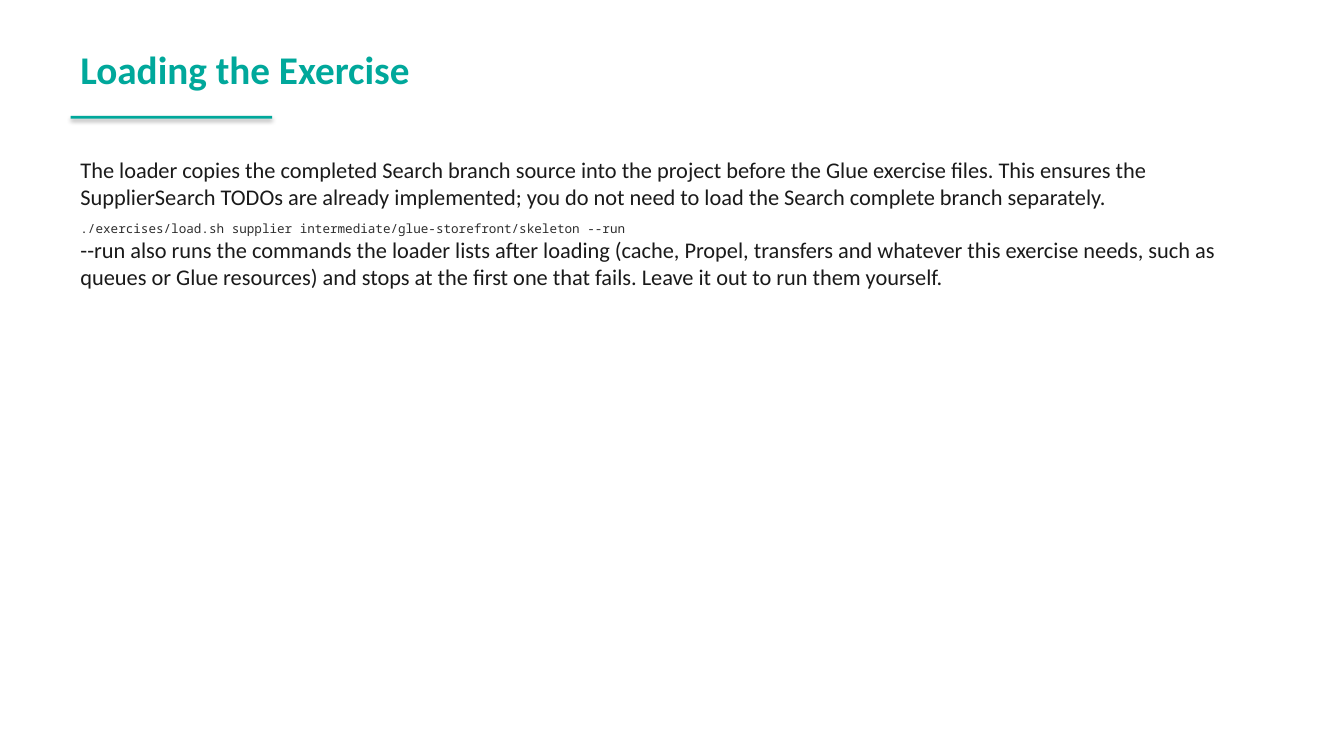
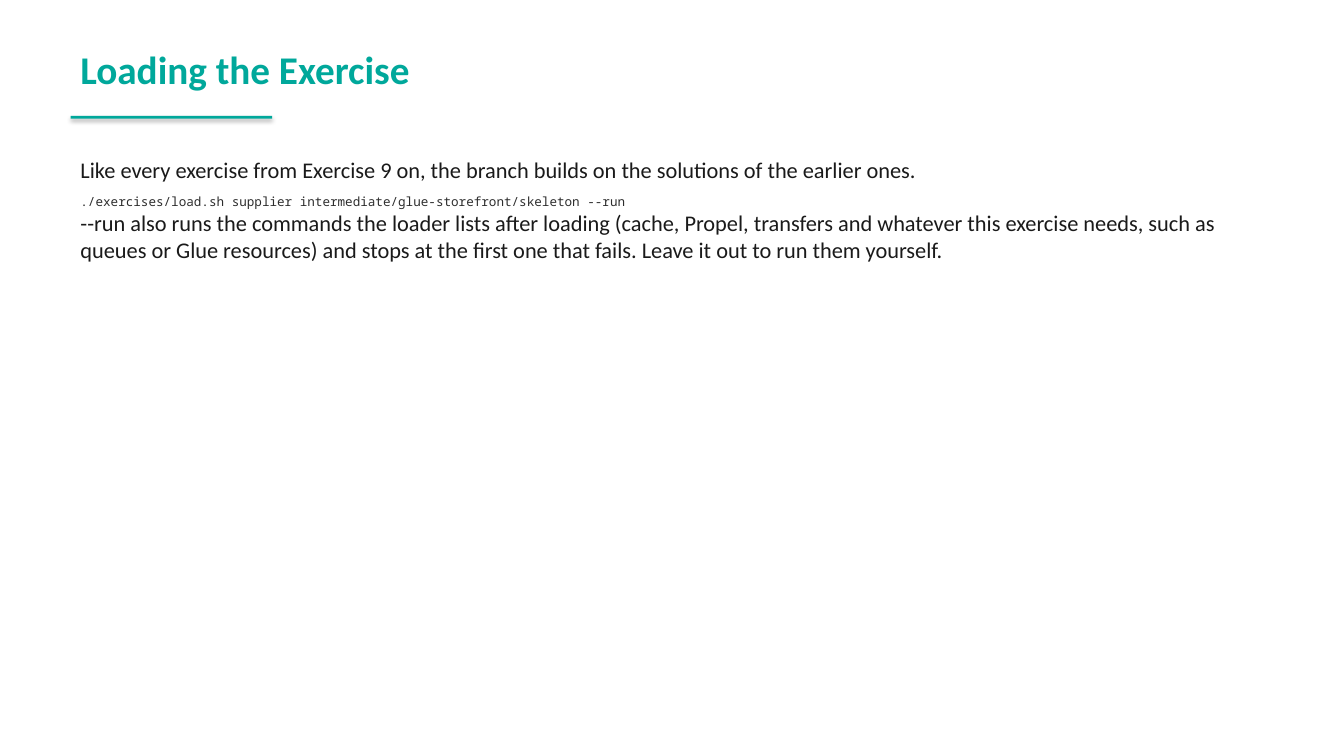
Before and after one commit to spryker-academy/instructor-exercises, a slide deck: slide 137 of guides-pptx/spryker-academy-professional.pptx. Drawn at 1344x756 pixels with LibreOffice and Linux fonts; fonts in the diff are those of the drawing. Boxes give left, top, right and bottom in pixels: in the first picture for what was removed or moved away, otherwise in the second. Text is boxed around its words. In the diff, an @@ line names an element or a change of style, - is before the commit and + after.

```diff
--- a/guides-pptx/spryker-academy-professional.pptx
+++ b/guides-pptx/spryker-academy-professional.pptx
@@ text at [80, 162, 916, 182]: text changed @@
-The loader copies the completed Search branch source into the project before the Glue exercise files. This ensures the SupplierSearch TODOs are already implemented; you do not need to load the Search complete branch separately.
+Like every exercise from Exercise 9 on, the branch builds on the solutions of the earlier ones.
```
Also in this commit, not shown: 11 other slides changed, 4 slides added, 2 slides removed, 24 other files.
